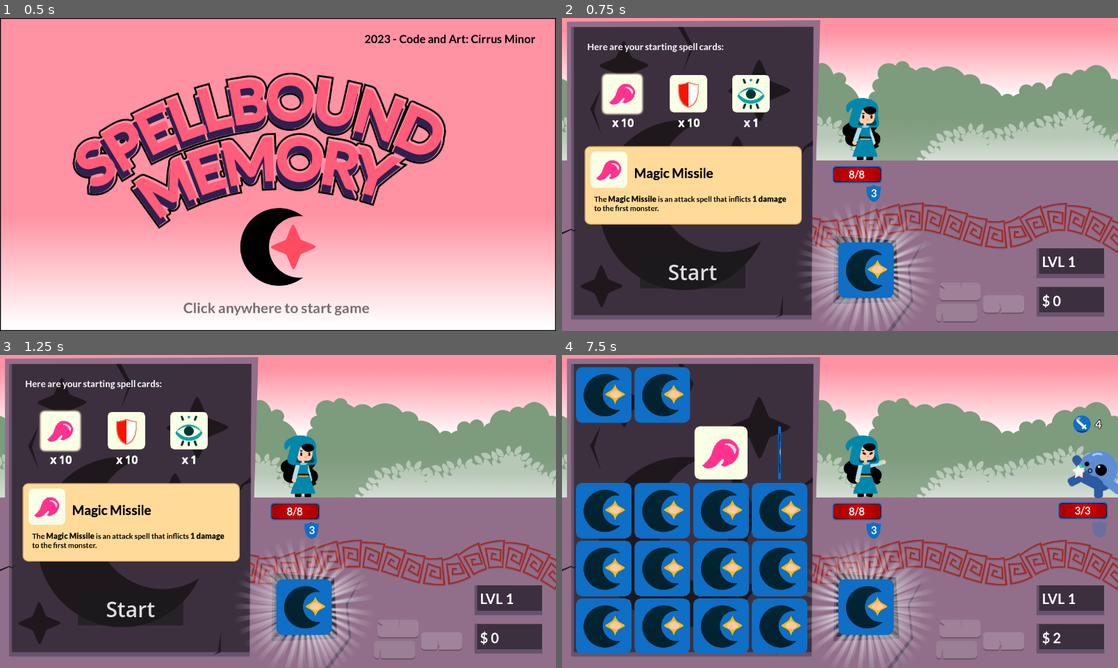
Above: before the commit, frames 1-4 (two rows, left to right).
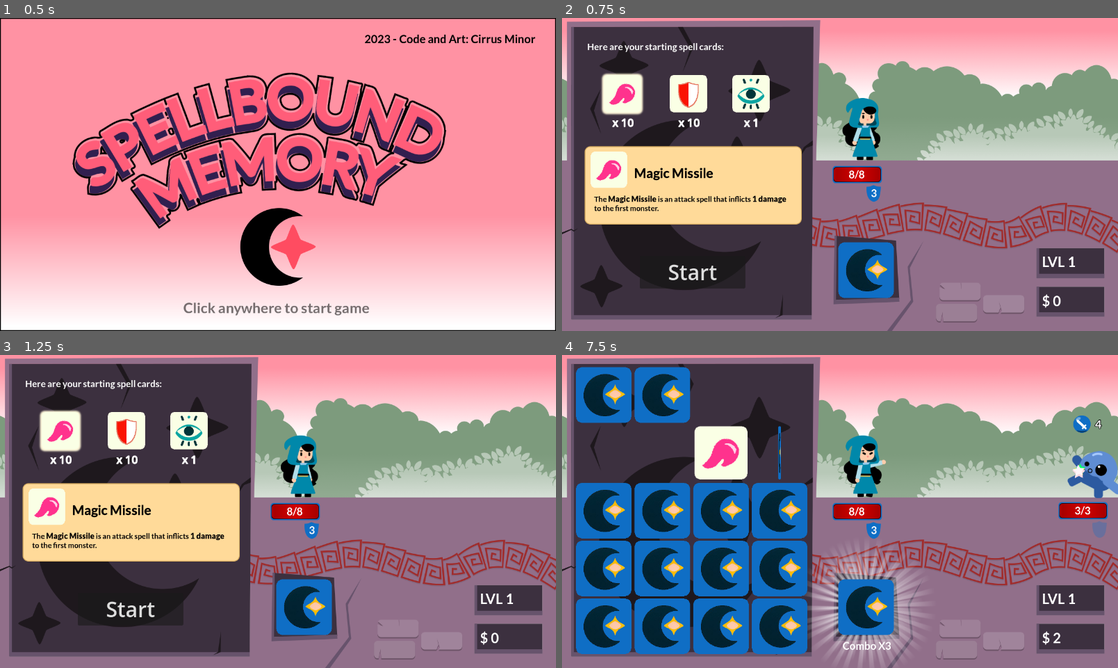
Above: after the commit, the same moments.

Repository: Cirrus-Minor/Spellbound-Memory
Game: Godot game, scene res://Scenes/main.tscn
The game is run twice, just before and just after one commit, with the same random seed, the same clock (stepped at 60 frames per second) and the same inputs.
Inputs (mouse positions are in pixels of both pictures, inside the frame that each line leads up to):
- Up to frame 1 (0.5 s): no input
- Up to frame 2 (0.75 s): tap Enter at 0.5 s; move the mouse to (962, 158) at 0.52 s; click (962, 158) at 0.67 s
- Up to frame 3 (1.25 s): no input
- Up to frame 4 (7.5 s): click "Start" at 1.25 s; move the mouse to (600, 395) at 2.02 s; click (600, 395) at 2.17 s; move the mouse to (662, 395) at 2.77 s; click (662, 395) at 2.92 s; tap Space at 3.5, 5.75 s; move the mouse to (717, 395) at 3.52 s; click (717, 395) at 3.67 s; tap Enter at 4.25, 7.25 s; move the mouse to (778, 395) at 4.27 s; click (778, 395) at 4.42 s; move the mouse to (600, 452) at 5.02 s; click (600, 452) at 5.17 s; move the mouse to (662, 452) at 5.77 s; click (662, 452) at 5.92 s; move the mouse to (717, 452) at 6.52 s; click (717, 452) at 6.67 s; move the mouse to (778, 452) at 7.27 s; click (778, 452) at 7.42 s

Frame 1 is identical in both runs. In frame 2, 2.6% of the frame differs, in the area x 43-65%, y 61-99%; in frame 3, 2.6%; in frame 4, 0.1%.

Commit message:
Add Music + new Combo Sounds

Diff:
--- a/Scenes/main.tscn
+++ b/Scenes/main.tscn
@@ -1,6 +1,13 @@
-[gd_scene load_steps=2 format=3 uid="uid://b74ncmnj7sha1"]
+[gd_scene load_steps=3 format=3 uid="uid://b74ncmnj7sha1"]
 
 [ext_resource type="Script" path="res://Scripts/main.gd" id="1_5brvr"]
+[ext_resource type="AudioStream" uid="uid://dpl52wga0na0n" path="res://Assets/Music/Spellbound Symphony.ogg" id="2_kcm7r"]
 
 [node name="Game" type="Node2D"]
 script = ExtResource("1_5brvr")
+
+[node name="Music" type="Node" parent="."]
+
+[node name="MainMusic" type="AudioStreamPlayer" parent="Music"]
+stream = ExtResource("2_kcm7r")
+volume_db = 7.0
--- a/Scenes/main_fight.tscn
+++ b/Scenes/main_fight.tscn
@@ -10,7 +10,6 @@
 [ext_resource type="FontFile" uid="uid://hmsr1uee8lho" path="res://Assets/Fonts/Lato-Bold.ttf" id="6_dr67a"]
 [ext_resource type="PackedScene" uid="uid://digo5e4v67p23" path="res://Scenes/unit_ui.tscn" id="6_ic78m"]
 [ext_resource type="Script" path="res://Scripts/level-new-card.gd" id="7_puo44"]
-[ext_resource type="AudioStream" uid="uid://dd34qbfve5hid" path="res://Assets/Sound/combo.wav" id="9_p8fuy"]
 [ext_resource type="Script" path="res://Scripts/start_run_screen.gd" id="9_pcga4"]
 [ext_resource type="AudioStream" uid="uid://u3tgirxpc0o3" path="res://Assets/Sound/combo_end.wav" id="10_lff2h"]
 [ext_resource type="AudioStream" uid="uid://73tqur88hltx" path="res://Assets/Sound/cards_deal.wav" id="10_vsaxh"]
@@ -19,6 +18,16 @@
 [ext_resource type="AudioStream" uid="uid://dg6nvtll1udlo" path="res://Assets/Sound/coins_02.wav" id="13_yttod"]
 [ext_resource type="PackedScene" uid="uid://5mepquwbookt" path="res://Scenes/card_info.tscn" id="14_hkp2r"]
 [ext_resource type="AudioStream" uid="uid://soe77tbpedc1" path="res://Assets/Sound/coins_03.wav" id="14_i6xgg"]
+[ext_resource type="AudioStream" uid="uid://c1xso3n02ctax" path="res://Assets/Sound/Combo/combo01.wav" id="19_uxvm2"]
+[ext_resource type="AudioStream" uid="uid://cuqmgcoghtweq" path="res://Assets/Sound/Combo/combo02.wav" id="20_i6eei"]
+[ext_resource type="AudioStream" uid="uid://bopqhxg1ji4au" path="res://Assets/Sound/Combo/combo03.wav" id="21_lwuc2"]
+[ext_resource type="AudioStream" uid="uid://cr6aslcaibkhx" path="res://Assets/Sound/Combo/combo04.wav" id="22_mvwl5"]
+[ext_resource type="AudioStream" uid="uid://d2380dirwrbkh" path="res://Assets/Sound/Combo/combo05.wav" id="23_vtriv"]
+[ext_resource type="AudioStream" uid="uid://bdycpmwr34wsj" path="res://Assets/Sound/Combo/combo06.wav" id="24_csaa2"]
+[ext_resource type="AudioStream" uid="uid://7cef70hvyg2k" path="res://Assets/Sound/Combo/combo07.wav" id="25_7a47i"]
+[ext_resource type="AudioStream" uid="uid://d3s57bo46f2d3" path="res://Assets/Sound/Combo/combo08.wav" id="26_uqon1"]
+[ext_resource type="AudioStream" uid="uid://bwhp5u1gq4g7w" path="res://Assets/Sound/Combo/combo09.wav" id="27_bvi1u"]
+[ext_resource type="AudioStream" uid="uid://bja37ct6n6wg" path="res://Assets/Sound/Combo/combo10.wav" id="28_m326u"]
 
 [sub_resource type="RectangleShape2D" id="RectangleShape2D_widny"]
 size = Vector2(92, 90.5)
@@ -296,11 +305,6 @@
 
 [node name="Sounds" type="Node" parent="."]
 
-[node name="Combo" type="AudioStreamPlayer" parent="Sounds"]
-stream = ExtResource("9_p8fuy")
-volume_db = -8.0
-pitch_scale = 0.8
-
 [node name="ComboEnd" type="AudioStreamPlayer" parent="Sounds"]
 stream = ExtResource("10_lff2h")
 volume_db = -8.0
@@ -322,6 +326,38 @@
 stream = ExtResource("13_tgsfq")
 volume_db = -8.0
 pitch_scale = 0.8
+
+[node name="Combo" type="Node" parent="Sounds"]
+
+[node name="Combo01" type="AudioStreamPlayer" parent="Sounds/Combo"]
+stream = ExtResource("19_uxvm2")
+
+[node name="Combo02" type="AudioStreamPlayer" parent="Sounds/Combo"]
+stream = ExtResource("20_i6eei")
+
+[node name="Combo03" type="AudioStreamPlayer" parent="Sounds/Combo"]
+stream = ExtResource("21_lwuc2")
+
+[node name="Combo04" type="AudioStreamPlayer" parent="Sounds/Combo"]
+stream = ExtResource("22_mvwl5")
+
+[node name="Combo05" type="AudioStreamPlayer" parent="Sounds/Combo"]
+stream = ExtResource("23_vtriv")
+
+[node name="Combo06" type="AudioStreamPlayer" parent="Sounds/Combo"]
+stream = ExtResource("24_csaa2")
+
+[node name="Combo07" type="AudioStreamPlayer" parent="Sounds/Combo"]
+stream = ExtResource("25_7a47i")
+
+[node name="Combo08" type="AudioStreamPlayer" parent="Sounds/Combo"]
+stream = ExtResource("26_uqon1")
+
+[node name="Combo09" type="AudioStreamPlayer" parent="Sounds/Combo"]
+stream = ExtResource("27_bvi1u")
+
+[node name="Combo10" type="AudioStreamPlayer" parent="Sounds/Combo"]
+stream = ExtResource("28_m326u")
 
 [connection signal="pressed" from="Interface/GameOver/BtnPlayAgain" to="." method="_on_btn_play_again_pressed"]
 [connection signal="pressed" from="Interface/GameOver/BtnExit" to="." method="_on_btn_exit_pressed"]
--- a/Scenes/starting_screen.tscn
+++ b/Scenes/starting_screen.tscn
@@ -1,9 +1,10 @@
-[gd_scene load_steps=5 format=3 uid="uid://2ufjkv0hu541"]
+[gd_scene load_steps=6 format=3 uid="uid://2ufjkv0hu541"]
 
 [ext_resource type="Script" path="res://Scripts/starting_screen.gd" id="1_np8x6"]
 [ext_resource type="Texture2D" uid="uid://d0h174kp8t6nj" path="res://Assets/Backgrounds/Sky.png" id="2_l5jl4"]
 [ext_resource type="Texture2D" uid="uid://da87i0w31bn1d" path="res://Assets/UI/GameTitle.png" id="2_tdgcx"]
 [ext_resource type="FontFile" uid="uid://hmsr1uee8lho" path="res://Assets/Fonts/Lato-Bold.ttf" id="4_gpaji"]
+[ext_resource type="AudioStream" uid="uid://dm0siy10eoij8" path="res://Assets/Music/Spellbound Overture.ogg" id="5_u7wch"]
 
 [node name="StartingScreen" type="Node2D"]
 script = ExtResource("1_np8x6")
@@ -38,3 +39,8 @@
 theme_override_fonts/font = ExtResource("4_gpaji")
 theme_override_font_sizes/font_size = 33
 text = "Click anywhere to start game"
+
+[node name="Music" type="AudioStreamPlayer" parent="."]
+stream = ExtResource("5_u7wch")
+volume_db = 7.0
+autoplay = true
--- a/Scripts/main.gd
+++ b/Scripts/main.gd
@@ -2,6 +2,8 @@
 
 var start_screen = preload("res://Scenes/starting_screen.tscn")
 var main_fight = preload("res://Scenes/main_fight.tscn")
+
+@onready var main_music = $Music/MainMusic
 
 var _start_screen
 var _fight_zone
@@ -22,6 +24,7 @@
 
 func _on_start_game():
 	_start_screen.queue_free()
+	main_music.play()
 	generate_fight_zone(true)
 
 func _on_level_up():
@@ -30,6 +33,7 @@
 
 func _on_game_over():
 	_fight_zone.queue_free()
+	main_music.stop()
 	generate_fight_zone(false)
 
 func generate_fight_zone(start_run):
--- a/Scripts/main_fight.gd
+++ b/Scripts/main_fight.gd
@@ -26,8 +26,17 @@
 @onready var game_over_ui = $Interface/GameOver
 @onready var next_level_new_card_ui = $Interface/LevelEndNewCard
 @onready var start_run_ui = $Interface/StartRunScreen
-@onready var sound_combo = $Sounds/Combo
 @onready var sound_combo_end = $Sounds/ComboEnd
+@onready var sound_combo_01 = $Sounds/Combo/Combo01
+@onready var sound_combo_02 = $Sounds/Combo/Combo02
+@onready var sound_combo_03 = $Sounds/Combo/Combo03
+@onready var sound_combo_04 = $Sounds/Combo/Combo04
+@onready var sound_combo_05 = $Sounds/Combo/Combo05
+@onready var sound_combo_06 = $Sounds/Combo/Combo06
+@onready var sound_combo_07 = $Sounds/Combo/Combo07
+@onready var sound_combo_08 = $Sounds/Combo/Combo08
+@onready var sound_combo_09 = $Sounds/Combo/Combo09
+@onready var sound_combo_10 = $Sounds/Combo/Combo10
 @onready var sound_cards_deal = $Sounds/CardsDeal
 @onready var sound_card_turn = $Sounds/CardTurn
 @onready var sound_revive = $Sounds/Revive
@@ -92,8 +101,8 @@
 
 	level_text.text = "LVL " + str(GameState.level)
 	money_display = GameState.money
-	combo_text.hide()
-	#combo_effect_sprite.hide()
+	combo_text.text = ""
+	combo_effect_sprite.hide()
 
 	if state == Game_state.Starting:
 		start_run_ui.show()
@@ -245,7 +254,7 @@
 func update_combo(new_combo):
 	if combo > 0 && new_combo == 0:
 		sound_combo_end.play()
-		sound_combo.pitch_scale = 0.8
+
 	combo = new_combo
 	if (combo < 3):
 		combo_text.text = ""
@@ -257,11 +266,26 @@
 		sound_coin.play()
 
 	if combo > 0:
-		sound_combo.play()
-		sound_combo.pitch_scale += 0.1
+		play_combo_sound(combo)
 
 func is_combo_power():
 	return combo > 3
+
+func play_combo_sound(combo):
+	print(combo)
+	match combo:
+		1: sound_combo_01.play()
+		2: sound_combo_02.play()
+		3: sound_combo_03.play()
+		4: sound_combo_04.play()
+		5: sound_combo_05.play()
+		6: sound_combo_06.play()
+		7: sound_combo_07.play()
+		8: sound_combo_08.play()
+		9: sound_combo_09.play()
+		_:
+			if combo % 2 == 0 : sound_combo_10.play()
+			else : sound_combo_09.play()
 
 func _on_monster_attack(damages):
 	if player_health < 1:
Not shown, added: Assets/Music/Spellbound Overture.ogg.import
Not shown, added: Assets/Music/Spellbound Symphony.ogg.import
Not shown, added: Assets/Sound/Combo/combo01.wav.import
Not shown, added: Assets/Sound/Combo/combo02.wav.import
Not shown, added: Assets/Sound/Combo/combo03.wav.import
Not shown, changed: Assets/Sound/Combo/combo04.wav.import
Not shown, added: Assets/Sound/Combo/combo05.wav.import
Not shown, added: Assets/Sound/Combo/combo06.wav.import
Not shown, added: Assets/Sound/Combo/combo07.wav.import
Not shown, added: Assets/Sound/Combo/combo08.wav.import
Not shown, added: Assets/Sound/Combo/combo09.wav.import
Not shown, added: Assets/Sound/Combo/combo10.wav.import
(and 15 more such lines)
